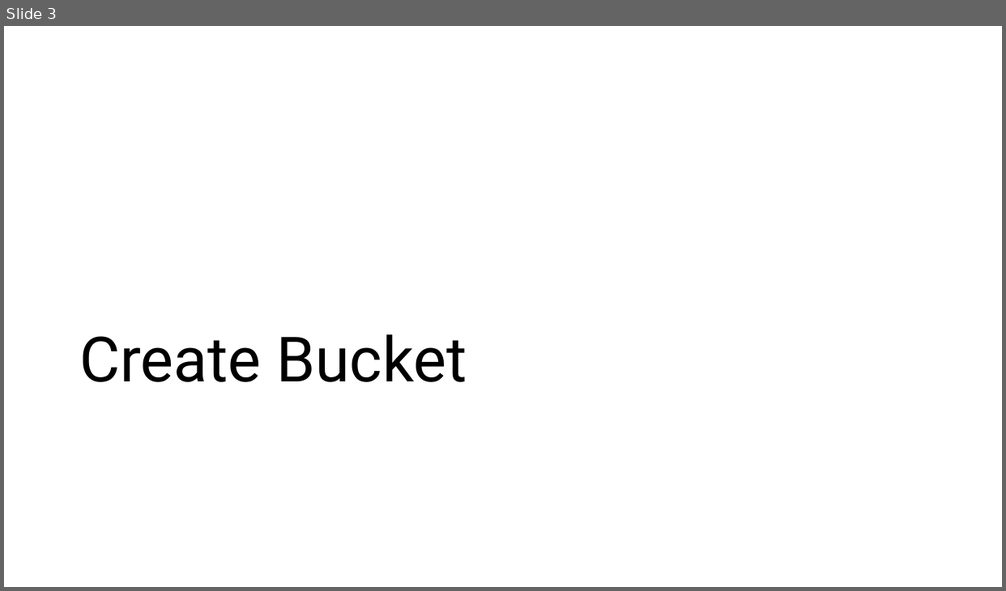
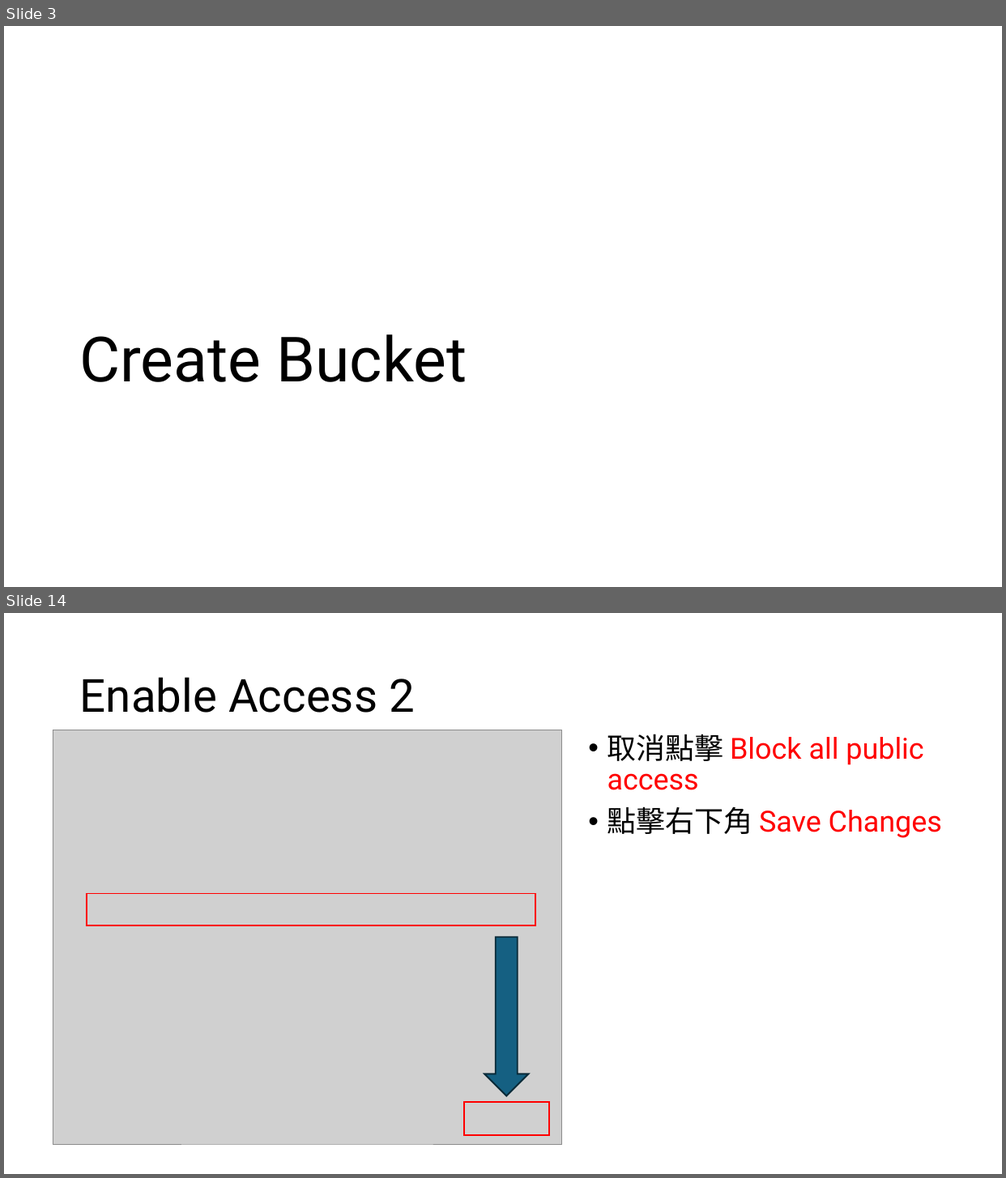
Before and after one commit to ariel055132/Notes, a slide deck: AWS/source/S3/S3BucketsObjects.pptx. Shown one above the other, each under a label of ours: slide 3 before the commit, slides 3 and 14 after it; the slides between them are not shown. The pictures are 1006x591 and 1006x1178 pixels, drawn with LibreOffice and Linux fonts; fonts in the diff are those of the drawing; grey boxes stand for pictures. Boxes give left, top, right and bottom in pixels: in the first picture for what was removed or moved away, otherwise in the second. Text is boxed around its words. In the diff, an @@ line names an element or a change of style, - is before the commit and + after.

```diff
--- a/AWS/source/S3/S3BucketsObjects.pptx
+++ b/AWS/source/S3/S3BucketsObjects.pptx
@@ slide 14 added at <box>4,613,1002,1174</box>, background #FFFFFF @@
@@ title added at <box>80,677,415,713</box>, 44 pt, text #000000 @@
+Enable Access 2
@@ picture added at <box>53,730,561,1144</box> @@
@@ text added at <box>607,734,942,838</box>, 28 pt, text #FF0000 @@
+• 取消點擊 Block all public access
+• 點擊右下角 Save Changes
@@ rectangle added at <box>87,894,535,926</box>, outline #FF0000 1.5 pt @@
@@ down arrow added at <box>484,937,528,1096</box>, fill #156082, outline #092A39 1.5 pt @@
@@ rectangle added at <box>464,1102,549,1135</box>, outline #FF0000 1.5 pt @@
```
Also in this commit, not shown: 3 slides changed, 11 other slides added.
